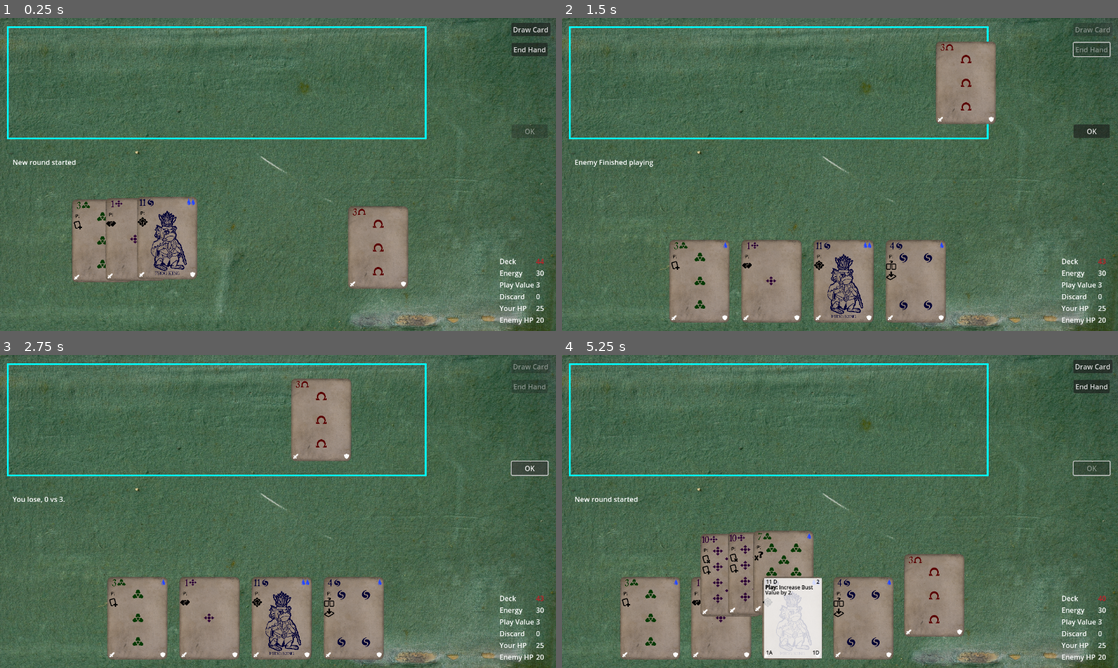
Above: before the commit, frames 1-4 (two rows, left to right).
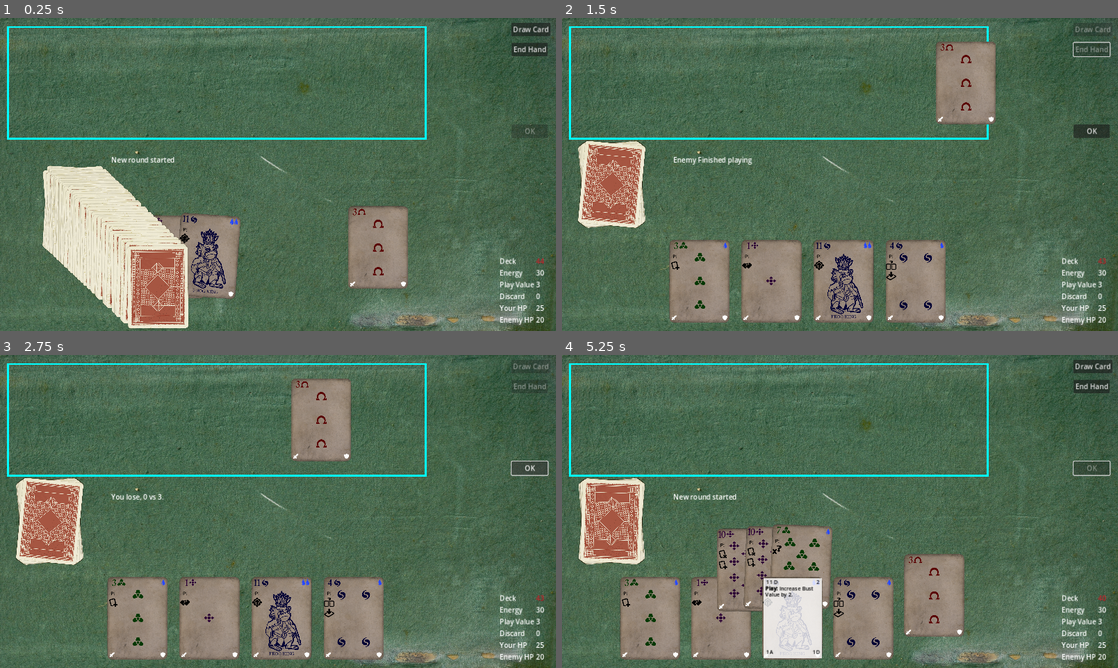
Above: after the commit, the same moments.

Repository: TicklesTheBrain/CardBuilder
Game: Godot game, scene res://game.tscn
Two runs of this game, one before a commit and one after it. Both use one fixed random seed, a clock stepped at 60 frames per second and the inputs below.
Inputs (mouse positions are in pixels of both pictures, inside the frame that each line leads up to):
- Up to frame 1 (0.25 s): no input
- Up to frame 2 (1.5 s): click "Draw Card" at 0.5 s; click "End Hand" at 1.25 s
- Up to frame 3 (2.75 s): click "OK" at 2 s
- Up to frame 4 (5.25 s): click "OK" at 2.75 s; click "OK" at 3.5 s; drag from (701, 617) to (845, 617) at 4.27 s; tap Enter at 5 s; drag from (773, 617) to (917, 617) at 5.02 s

The runs differ from the first frame. In frame 1, 13% of the frame differs, in the area x 1-99%, y 0-100%; in frame 2, 4.7%; in frame 3, 4.6%; in frame 4, 7.2%.

Commit message:
CardBacks and Card Piles

Diff:
--- a/card.tscn
+++ b/card.tscn
@@ -1,8 +1,16 @@
-[gd_scene load_steps=7 format=3 uid="uid://d1lj52mw7mxay"]
+[gd_scene load_steps=15 format=3 uid="uid://d1lj52mw7mxay"]
 
 [ext_resource type="Script" path="res://cardInterfaceStuff/cardDisplay.gd" id="1_lql06"]
 [ext_resource type="Script" path="res://cardInterfaceStuff/cardDisplayBody.gd" id="2_b8cjq"]
+[ext_resource type="Texture2D" uid="uid://dubifh6y4x64n" path="res://assets/cardBacks/RedA.png" id="2_fj55x"]
 [ext_resource type="Texture2D" uid="uid://yjm7ihicna6h" path="res://assets/cardFrontBackground.png" id="2_tn07i"]
+[ext_resource type="Texture2D" uid="uid://d3folp8lwgh43" path="res://assets/cardBacks/RedB.png" id="3_trcic"]
+[ext_resource type="Texture2D" uid="uid://dwl1cp7bo0kfv" path="res://assets/cardBacks/RedC.png" id="4_m25as"]
+[ext_resource type="Texture2D" uid="uid://qdvhbpitgkht" path="res://assets/cardBacks/RedD.png" id="5_1je0t"]
+[ext_resource type="Texture2D" uid="uid://54woxe8d5xmh" path="res://assets/cardBacks/BlueA.png" id="6_pfduv"]
+[ext_resource type="Texture2D" uid="uid://b3h7ea8cdt5be" path="res://assets/cardBacks/BlueB.png" id="7_da838"]
+[ext_resource type="Texture2D" uid="uid://bla3ernwtj6x" path="res://assets/cardBacks/BlueC.png" id="8_uifly"]
+[ext_resource type="Texture2D" uid="uid://8xme0g568yvc" path="res://assets/cardBacks/BlueD.png" id="9_yf1aw"]
 
 [sub_resource type="StyleBoxFlat" id="StyleBoxFlat_1040s"]
 bg_color = Color(0.992157, 0.992157, 0.992157, 0.803922)
@@ -16,6 +24,8 @@
 script = ExtResource("1_lql06")
 cardShape = NodePath("CardShape")
 cardImageRect = NodePath("CardImageRect")
+backsRed = Array[Texture2D]([ExtResource("2_fj55x"), ExtResource("3_trcic"), ExtResource("4_m25as"), ExtResource("5_1je0t")])
+backsBlue = Array[Texture2D]([ExtResource("6_pfduv"), ExtResource("7_da838"), ExtResource("8_uifly"), ExtResource("9_yf1aw")])
 detailedInfoRoot = NodePath("CardImageRect/Detailed Info")
 valueLabel = NodePath("CardImageRect/Detailed Info/Info/TopMargin/TopInfo/MarginContainer/ValueType")
 costLabel = NodePath("CardImageRect/Detailed Info/Info/TopMargin/TopInfo/MarginContainer2/Cost")
@@ -33,7 +43,6 @@
 startMatchTextLabel = NodePath("CardImageRect/Detailed Info/Info/MiddleArea/Text aligner/startMatchText")
 attackLabel = NodePath("CardImageRect/Detailed Info/Info/BottomMargin/Bottom Info/MarginContainer2/Attack")
 defenceLabel = NodePath("CardImageRect/Detailed Info/Info/BottomMargin/Bottom Info/MarginContainer/Defence")
-forceUpdateSeconds = 0.1
 selectedColor = Color(0.231373, 0.290196, 0.839216, 1)
 
 [node name="CardImageRect" type="TextureRect" parent="."]
--- a/cardAbstractions/cardContainer.gd
+++ b/cardAbstractions/cardContainer.gd
@@ -8,12 +8,15 @@
 @export var disposeContainer: CardContainer # Container to which things are disposed to on disposeCards call
 @export var addTriggerType: CardEffect.triggerType
 @export var modifiers: Array[Modifier]
+@export var overrideRevealed: bool = false
+@export var overrideRevealedState: bool = true
 
 var ownerActor: Actor
 var originMarker: Marker2D #TODO: THIS IS UGLY, need to fix this somehow
 
 signal cardAdded(card: CardData)
 signal cardRemoved(card: CardData)
+signal shuffled()
 
 func _ready():
 	var parent = get_parent()
@@ -47,6 +50,10 @@
 			cards.push_front(cardToAdd)
 		else:
 			cards.push_back(cardToAdd)
+
+		if overrideRevealed:
+			cardToAdd.revealed = overrideRevealedState
+
 		cardToAdd.container = self
 		cardToAdd.triggerEffect(addTriggerType)
 		Events.cardAdded.emit(self, cardToAdd)
@@ -63,6 +70,7 @@
 
 func shuffle():
 	cards.shuffle()
+	shuffled.emit()
 
 func getTop() -> CardData:
 	return cards.front()
--- a/cardAbstractions/cardData.gd
+++ b/cardAbstractions/cardData.gd
@@ -2,6 +2,12 @@
 class_name CardData
 
 @export var cardName: String
+@export var revealed: bool = false:
+	set(new):
+		if revealed != new:
+			revealChange.emit()
+		revealed = new
+@export var cardBack: CardDisplay.BackTypes
 @export var graft: bool
 @export var value: CardParam
 @export var type: CardType
@@ -20,6 +26,7 @@
 @export var templateCard: EmptyCardData
 
 signal announceDestroy()
+signal revealChange()
 
 #TODO: Add exclusion flags for merging
 #TODO: Add additional name get identifiers, when merging is possible, but should produce a different symbol
--- a/cardInterfaceStuff/cardDisplay.gd
+++ b/cardInterfaceStuff/cardDisplay.gd
@@ -1,8 +1,14 @@
 extends Node2D
 class_name CardDisplay
 
+enum BackTypes {RED, BLUE}
+
 @export var cardShape: Area2D
 @export var cardImageRect: TextureRect
+
+@export_group("Card Back Stuff")
+@export var backsRed: Array[Texture2D]
+@export var backsBlue: Array[Texture2D]
 
 @export_group("Detailed Info References")
 @export var detailedInfoRoot: PanelContainer
@@ -24,7 +30,6 @@
 
 @export var attackLabel: Label
 @export var defenceLabel: Label
-@export var forceUpdateSeconds: float
 
 @export var selectedColor: Color
 
@@ -32,6 +37,7 @@
 var prevValue: String
 var prevDefence: int
 var prevCost: int
+var prevRevealed: bool
 
 var previousZOrder: int
 var graftToShow: CardData
@@ -53,12 +59,24 @@
 	Events.gameStateChange.connect(maybeUpdateNeeded)
 	InputLord.cardSelectionComplete.connect(unselect)
 
+func getCardBack(type: BackTypes) -> Texture2D:
+	match type:
+		BackTypes.RED:
+			return backsRed.pick_random()
+		BackTypes.BLUE:
+			return backsBlue.pick_random()
+	return null
+
 func updateCardImage(data: CardData):
-	await CardImageMaker.getCardImage(data, receiveCardImage)
+	if data.revealed:
+		await CardImageMaker.getCardImage(data, receiveCardImage)
+	else:
+		cardImageRect.texture = getCardBack(data.cardBack)
 
 func setupCardDisplay(data: CardData):
 	cardData = data
 	cardData.announceDestroy.connect(queue_free)
+	cardData.revealChange.connect(maybeUpdateNeeded)
 	updateCardDetails()
 	updateCardImage(data)
 
@@ -71,8 +89,9 @@
 	var currCost = dataToShow.getCost()
 	var currAttack = dataToShow.getAttack()
 	var currDefence = dataToShow.getDefence()
-
-	if currValue != prevValue or currCost != prevCost or currAttack != prevAttack or currDefence != prevDefence:
+	var currRevealed = dataToShow.revealed
+
+	if currValue != prevValue or currCost != prevCost or currAttack != prevAttack or currDefence != prevDefence or prevRevealed != currRevealed:
 		updateCardImage(dataToShow)
 		updateCardDetails(dataToShow)
 
@@ -80,6 +99,8 @@
 
 	if graftToShow:
 		dataToShow = graftToShow
+
+	prevRevealed = dataToShow.revealed
 
 	var currValue = str(dataToShow.getValue()) + ' ' + dataToShow.type.getStringType()
 	prevValue = currValue
@@ -165,7 +186,8 @@
 	graftToShow = null
 
 func showDetailed():
-	detailedInfoRoot.visible = true
+	if cardData.revealed:
+		detailedInfoRoot.visible = true
 	previousZOrder = z_index
 	z_index = 100
 
--- a/cardInterfaceStuff/cardPositionController.gd
+++ b/cardInterfaceStuff/cardPositionController.gd
@@ -5,6 +5,8 @@
 @export var logicalContainer: CardContainer
 @export var canvasLayer: CanvasLayer
 @export var canCreateNewDisplays: bool  = true
+@export var resetRotation: bool = true
+@export var resetRotationTo: float = 0
 
 var cards: Array[CardDisplay] = []
 var setupDone: bool = false
@@ -15,15 +17,14 @@
 	InputLord.cardDragReleased.connect(_onCardDragReleased)
 
 func addCardData(cardData: CardData):
-	var cardDisplays = get_tree().get_nodes_in_group("cd")
-	var matchingCD = cardDisplays.filter(func(cd): return cd.cardData == cardData)
-	if matchingCD.size() == 0:
+
+	if not CardDisplayLord.checkCardDisplayExists(cardData):
 		if canCreateNewDisplays:
 			CardDisplayLord.newCardDisplayRequested.emit(cardData)
 		else:
 			return
-	cardDisplays = get_tree().get_nodes_in_group("cd")
-	var cardDisplay = cardDisplays.filter(func(cd): return cd.cardData == cardData)[0]
+
+	var cardDisplay = CardDisplayLord.getCardDisplay(cardData)
 	addCardDisplay(cardDisplay)
 	if canvasLayer:
 		#print('triggered add child')
@@ -31,15 +32,14 @@
 		canvasLayer.add_child(cardDisplay)
 
 func removeCardData(cardData: CardData):
-	var cardDisplays = get_tree().get_nodes_in_group("cd")
-	var matchingDisplays = cardDisplays.filter(func(cd): return cd.cardData == cardData)
 
-	if matchingDisplays.size() == 0:
+	if not CardDisplayLord.checkCardDisplayExists(cardData):
 		return
 
-	removeCardDisplay(matchingDisplays[0]) #TODO: this is kinda ugly
+	var cardDisplay = CardDisplayLord.getCardDisplay(cardData)
+	removeCardDisplay(cardDisplay) #TODO: this is kinda ugly
 	if canvasLayer:
-		CardDisplayLord.orphanedCardDisplay.emit(matchingDisplays[0])
+		CardDisplayLord.orphanedCardDisplay.emit(cardDisplay)
 
 func addCardDisplay(newCard: CardDisplay):
 
@@ -48,6 +48,7 @@
 	newCard.z_index = cards.size()
 	newCard.previousZOrder = cards.size() #TODO: this needs its own dedicated method, smells
 	print(name, ' add card display triggered, new z_index ', newCard.z_index)
+	resetCardRotation()
 	scuttleCards()
 
 func removeCardDisplay(cardToRemove: CardDisplay):
@@ -78,7 +79,13 @@
 
 func _onCardDragReleased(cardDisplay: CardDisplay):
 	if cards.has(cardDisplay):
+		resetCardRotation()
 		scuttleCards()
 
 func setupContainerSpecific():
 	print("setup container specific not overriden, might be alright")
+
+func resetCardRotation():
+	if resetRotation:
+		for card in cards:
+			card.rotation_degrees = resetRotationTo
--- a/cardInterfaceStuff/dynamicPositionController.gd
+++ b/cardInterfaceStuff/dynamicPositionController.gd
@@ -52,7 +52,6 @@
 		scuttleOneRow(row, rowCenter, areaWidth)
 		r+=1
 
-
 func scuttleOneRow(rowCards, centerPos: Vector2, areaWidth: float):
 
 	if rowCards.size() == 0:
--- /dev/null
+++ b/cardInterfaceStuff/pilePositionController.gd
@@ -0,0 +1,28 @@
+extends CardPositionController
+class_name PilePositionController
+
+@export var pileCenter: Marker2D
+@export var rotationPlusMinus: float
+
+var rotations: Array[float] = []
+
+func scuttleCards():
+    if cards.size() < 1:
+        rotations = []
+        return
+
+    while(rotations.size() != cards.size()):
+        if cards.size() > rotations.size():
+            rotations.push_back(getNewRotation())
+        if cards.size() < rotations.size():
+            rotations.pop_back()
+
+    var tween = get_tree().create_tween().set_parallel()
+    for i in range(cards.size()):
+        var card = cards[i]
+        var rotation = rotations[i]
+        tween.tween_property(card, "position", pileCenter.position, cardMoveTime)
+        tween.tween_property(card, "rotation_degrees", rotation, cardMoveTime)
+
+func getNewRotation():
+    return randf_range(-rotationPlusMinus, rotationPlusMinus)
--- a/card_display_lord.gd
+++ b/card_display_lord.gd
@@ -2,6 +2,7 @@
 
 @export var cardDisplayPacked: PackedScene
 @export var cardGraftPacked: PackedScene
+@export var cardBackPacked: PackedScene
 @export var defaultCardOrigin: Marker2D
 
 signal orphanedCardDisplay(cd: CardDisplay)
@@ -29,5 +30,17 @@
 	newCardDisplay.add_to_group("cd")
 
 func reparentCardDisplay(cd: CardDisplay):
+
 	cd.get_parent().remove_child(cd)
 	add_child(cd)
+
+func getCardDisplay(card: CardData):
+	var cardDisplays = get_tree().get_nodes_in_group("cd")
+	var matchingCD = cardDisplays.filter(func(cd): return cd.cardData == card)
+	if matchingCD.size() == 0:
+		return null
+	else:
+		return matchingCD[0]
+
+func checkCardDisplayExists(card: CardData):
+	return getCardDisplay(card) != null
--- a/content/debug_enemyDeck.tres
+++ b/content/debug_enemyDeck.tres
@@ -47,6 +47,8 @@
 amount = 10
 debug = false
 cardName = ""
+revealed = false
+cardBack = 0
 graft = false
 value = SubResource("Resource_nj6hy")
 type = SubResource("Resource_hisbt")
--- a/content/test_cards.tres
+++ b/content/test_cards.tres
@@ -76,6 +76,8 @@
 amount = 2
 debug = true
 cardName = ""
+revealed = false
+cardBack = 0
 graft = false
 value = SubResource("Resource_6i1e2")
 type = SubResource("Resource_cwoc3")
@@ -164,6 +166,8 @@
 amount = 2
 debug = true
 cardName = ""
+revealed = false
+cardBack = 0
 graft = false
 value = SubResource("Resource_7tbb5")
 type = SubResource("Resource_he6j3")
@@ -234,6 +238,8 @@
 amount = 2
 debug = true
 cardName = ""
+revealed = false
+cardBack = 0
 graft = false
 value = SubResource("Resource_3eetc")
 type = SubResource("Resource_swqpn")
@@ -313,6 +319,8 @@
 amount = 2
 debug = true
 cardName = ""
+revealed = false
+cardBack = 0
 graft = false
 value = SubResource("Resource_2jh3x")
 type = SubResource("Resource_o4n8o")
@@ -382,6 +390,8 @@
 amount = 2
 debug = false
 cardName = ""
+revealed = false
+cardBack = 0
 graft = false
 value = SubResource("Resource_fw581")
 type = SubResource("Resource_16xpr")
@@ -452,6 +462,8 @@
 amount = 2
 debug = false
 cardName = ""
+revealed = false
+cardBack = 0
 graft = false
 value = SubResource("Resource_f8qxx")
 type = SubResource("Resource_4xg7e")
@@ -524,6 +536,8 @@
 amount = 2
 debug = false
 cardName = ""
+revealed = false
+cardBack = 0
 graft = false
 value = SubResource("Resource_oqfhl")
 type = SubResource("Resource_gfmps")
@@ -598,6 +612,8 @@
 amount = 10
 debug = true
 cardName = ""
+revealed = false
+cardBack = 0
 graft = false
 value = SubResource("Resource_ckas6")
 type = SubResource("Resource_hmdcc")
@@ -684,6 +700,8 @@
 amount = 2
 debug = false
 cardName = ""
+revealed = false
+cardBack = 0
 graft = false
 value = SubResource("Resource_5qdqp")
 type = SubResource("Resource_pfffg")
@@ -770,6 +788,8 @@
 amount = 2
 debug = false
 cardName = ""
+revealed = false
+cardBack = 0
 graft = false
 value = SubResource("Resource_qjkxp")
 type = SubResource("Resource_5mm3t")
@@ -840,6 +860,8 @@
 amount = 2
 debug = false
 cardName = ""
+revealed = false
+cardBack = 0
 graft = false
 value = SubResource("Resource_ahwtl")
 type = SubResource("Resource_qs1yb")
@@ -932,6 +954,8 @@
 amount = 2
 debug = false
 cardName = ""
+revealed = false
+cardBack = 0
 graft = false
 value = SubResource("Resource_pg3u1")
 type = SubResource("Resource_m3o81")
@@ -1002,6 +1026,8 @@
 amount = 2
 debug = false
 cardName = ""
+revealed = false
+cardBack = 0
 graft = false
 value = SubResource("Resource_jakqc")
 type = SubResource("Resource_aeh5k")
@@ -1072,6 +1098,8 @@
 amount = 3
 debug = false
 cardName = ""
+revealed = false
+cardBack = 0
 graft = false
 value = SubResource("Resource_nc2sc")
 type = SubResource("Resource_thuiu")
@@ -1160,6 +1188,8 @@
 amount = 2
 debug = false
 cardName = ""
+revealed = false
+cardBack = 0
 graft = false
 value = SubResource("Resource_hldkx")
 type = SubResource("Resource_ad17n")
@@ -1226,6 +1256,8 @@
 amount = 2
 debug = false
 cardName = ""
+revealed = false
+cardBack = 0
 graft = false
 value = SubResource("Resource_o147x")
 type = SubResource("Resource_1vdjl")
@@ -1317,6 +1349,8 @@
 amount = 2
 debug = false
 cardName = ""
+revealed = false
+cardBack = 0
 graft = false
 value = SubResource("Resource_uiya3")
 type = SubResource("Resource_c46vx")
@@ -1399,6 +1433,8 @@
 amount = 2
 debug = false
 cardName = ""
+revealed = false
+cardBack = 0
 graft = false
 value = SubResource("Resource_1aerb")
 type = SubResource("Resource_r75yl")
@@ -1490,6 +1526,8 @@
 amount = 3
 debug = false
 cardName = ""
+revealed = false
+cardBack = 0
 graft = false
 value = SubResource("Resource_35byc")
 type = SubResource("Resource_c50bb")
@@ -1543,6 +1581,8 @@
 amount = 2
 debug = true
 cardName = ""
+revealed = false
+cardBack = 0
 graft = false
 value = SubResource("Resource_qweo3")
 type = SubResource("Resource_5l0y0")
--- a/game.tscn
+++ b/game.tscn
@@ -12,6 +12,7 @@
 [ext_resource type="Resource" uid="uid://b2ru52u3aw843" path="res://content/debug_enemyDeck.tres" id="9_t18bm"]
 [ext_resource type="Script" path="res://cardAbstractions/containerCounter.gd" id="11_rgdhd"]
 [ext_resource type="Script" path="res://cardAbstractions/cardContainer.gd" id="12_q8pst"]
+[ext_resource type="Script" path="res://cardInterfaceStuff/pilePositionController.gd" id="14_27y8n"]
 [ext_resource type="Texture2D" uid="uid://cj75g71nh52om" path="res://assets/table_background.png" id="15_2rvab"]
 [ext_resource type="Resource" uid="uid://dc1pbwqrsnd4m" path="res://content/test_cards.tres" id="24_wh5ls"]
 [ext_resource type="Script" path="res://cardInterfaceStuff/dynamicPositionController.gd" id="27_mupmx"]
@@ -113,6 +114,8 @@
 templatePackage = ExtResource("24_wh5ls")
 feedContainer = NodePath("../DiscardManager")
 disposeContainer = NodePath("../DiscardManager")
+overrideRevealed = true
+overrideRevealedState = false
 
 [node name="DeckCounter" type="Node" parent="Logic/Player/DeckManager" node_paths=PackedStringArray("label")]
 script = ExtResource("11_rgdhd")
@@ -124,6 +127,7 @@
 feedContainer = NodePath("../DiscardManager")
 disposeContainer = NodePath("../DiscardManager")
 addTriggerType = 4
+overrideRevealed = true
 
 [node name="PlayAreaManager" type="Node" parent="Logic/Player" node_paths=PackedStringArray("bustCounter", "disposeContainer")]
 script = ExtResource("12_q8pst")
@@ -131,6 +135,7 @@
 bustCounter = NodePath("ValueCounter")
 disposeContainer = NodePath("../DiscardManager")
 addTriggerType = 1
+overrideRevealed = true
 
 [node name="ValueCounter" type="Node" parent="Logic/Player/PlayAreaManager" node_paths=PackedStringArray("label")]
 script = ExtResource("11_rgdhd")
@@ -175,6 +180,7 @@
 [node name="EnemyHand" type="Node" parent="Logic/Enemy"]
 script = ExtResource("12_q8pst")
 maxCards = 0
+overrideRevealed = true
 
 [node name="EnemyPlayArea" type="Node" parent="Logic/Enemy" node_paths=PackedStringArray("bustCounter", "disposeContainer")]
 script = ExtResource("12_q8pst")
@@ -182,6 +188,7 @@
 bustCounter = NodePath("ValueCounter")
 disposeContainer = NodePath("../EnemyDiscard")
 addTriggerType = 1
+overrideRevealed = true
 
 [node name="ValueCounter" type="Node" parent="Logic/Enemy/EnemyPlayArea" node_paths=PackedStringArray("label")]
 script = ExtResource("11_rgdhd")
@@ -287,14 +294,15 @@
 [node name="DiscardOrigin" type="Marker2D" parent="DiscardDisplaySink"]
 position = Vector2(1207, 381)
 
-[node name="DeckDisplaySink" type="Node2D" parent="." node_paths=PackedStringArray("positionMarker", "logicalContainer")]
-script = ExtResource("3_lpmun")
-positionMarker = NodePath("DeckOrigin")
+[node name="DeckDisplayPile" type="Node2D" parent="." node_paths=PackedStringArray("pileCenter", "logicalContainer")]
+script = ExtResource("14_27y8n")
+pileCenter = NodePath("DeckOrigin")
+rotationPlusMinus = 5.6
 logicalContainer = NodePath("../Logic/Player/DeckManager")
-canCreateNewDisplays = false
-
-[node name="DeckOrigin" type="Marker2D" parent="DeckDisplaySink"]
-position = Vector2(38, 406)
+resetRotation = false
+
+[node name="DeckOrigin" type="Marker2D" parent="DeckDisplayPile"]
+position = Vector2(114, 382)
 
 [node name="HandCardDisplayController" type="Node2D" parent="." node_paths=PackedStringArray("cardAreas", "logicalContainer")]
 script = ExtResource("27_mupmx")
@@ -327,10 +335,10 @@
 script = ExtResource("6_53o6h")
 
 [node name="MessageContent" type="Label" parent="."]
-offset_left = 29.0
-offset_top = 320.0
-offset_right = 163.0
-offset_bottom = 343.0
+offset_left = 256.0
+offset_top = 315.0
+offset_right = 390.0
+offset_bottom = 338.0
 text = "Message Content"
 
 [node name="InfoStuff" type="GridContainer" parent="."]
--- a/project.godot
+++ b/project.godot
@@ -34,6 +34,7 @@
 
 window/size/viewport_width=1280
 window/size/viewport_height=720
+window/stretch/mode="canvas_items"
 
 [rendering]
 
Binary file added: assets/cardBacks/BlueA.png
Not shown, added: assets/cardBacks/BlueA.png.import
Binary file added: assets/cardBacks/BlueB.png
Not shown, added: assets/cardBacks/BlueB.png.import
Binary file added: assets/cardBacks/BlueC.png
Not shown, added: assets/cardBacks/BlueC.png.import
Binary file added: assets/cardBacks/BlueD.png
Not shown, added: assets/cardBacks/BlueD.png.import
Binary file added: assets/cardBacks/RedA.png
Not shown, added: assets/cardBacks/RedA.png.import
Binary file added: assets/cardBacks/RedB.png
Not shown, added: assets/cardBacks/RedB.png.import
(and 5 more such lines)
